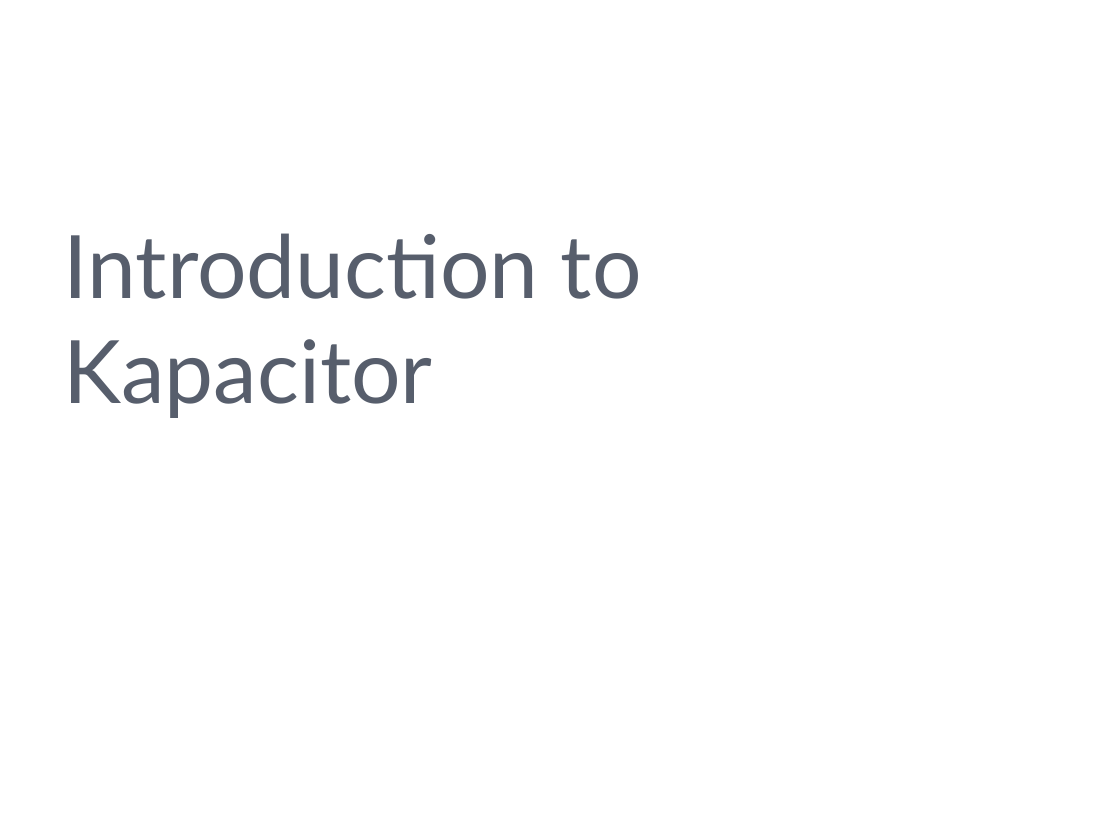
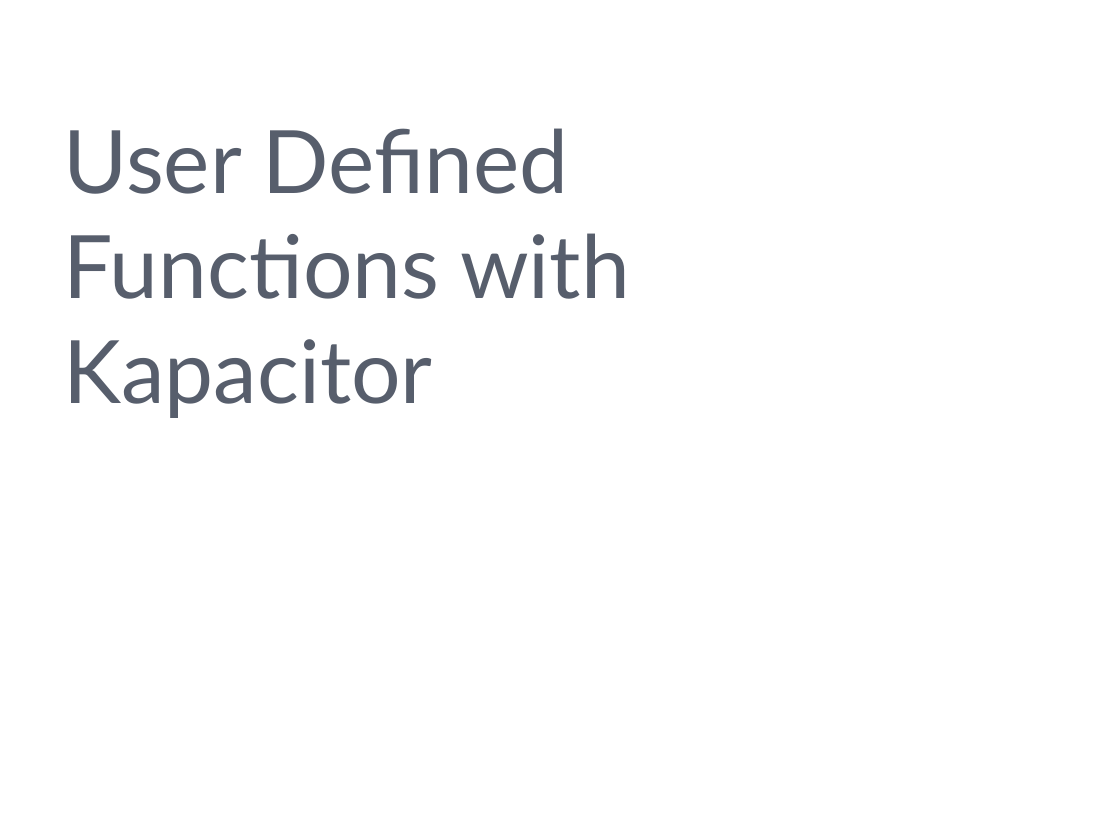
Before and after one commit to cmoradi/two-day-course, a slide deck: slide 1 of 2_day/5_kapacitor_part_2/power_point_slides.pptx. Drawn at 1120x840 pixels with LibreOffice and Linux fonts; fonts in the diff are those of the drawing; background and template pictures are left out. Boxes give left, top, right and bottom in pixels: in the first picture for what was removed or moved away, otherwise in the second. Text is boxed around its words. In the diff, an @@ line names an element or a change of style, - is before the commit and + after.

```diff
--- a/2_day/5_kapacitor_part_2/power_point_slides.pptx
+++ b/2_day/5_kapacitor_part_2/power_point_slides.pptx
@@ title at (64,128,630,418): text changed @@
-Introduction to Kapacitor
+User Defined Functions with Kapacitor
```
Also in this commit, not shown: 4 other slides changed, 14 slides added, 43 slides removed, 26 other files.
